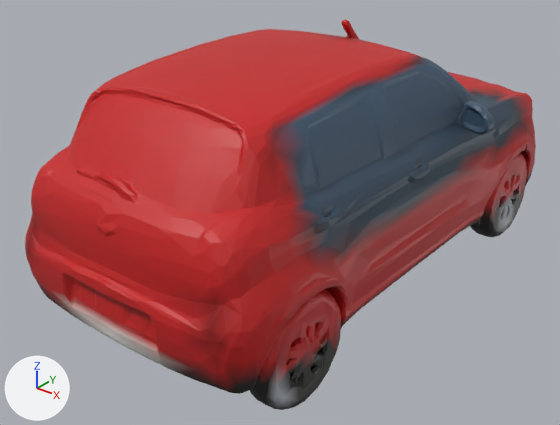
Two versions of the glTF model scripts/assets/models/vehicles/pride_lod1.glb, one commit apart.
Rendered twice from a 50 mm lens placed at (126.1, -179.2, 122.6), pointed at (-5.1, -15.1, 20.9). Arrows for +X, +Y and +Z are at lower left; the lights stay in place. The older version comes first. Where no turn or scale is listed for an object, it has been applied to the vertices.

In view in the first picture: 'geometry_0'.
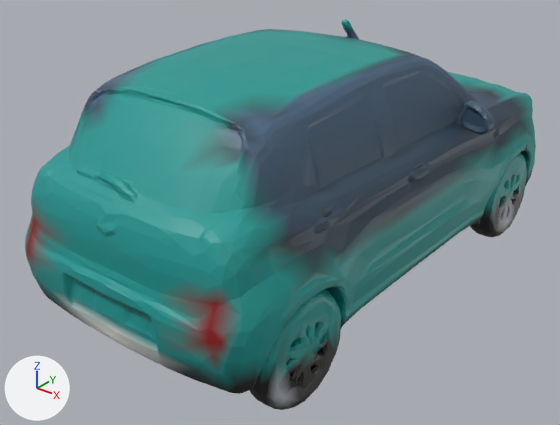
Where the change shows, as pixel boxes [x1, y1, x2, y2] in the pictures (560 x 425 px):
```json
{"part": 1, "of": "me_geometry_0", "change": "recoloured", "before": [26, 19, 536, 385], "after": [26, 19, 536, 385], "on screen": "red to cyan"}
{"part": 2, "of": "me_geometry_0", "change": "recoloured", "before": [25, 29, 534, 392], "after": [25, 29, 534, 392]}
{"part": 3, "of": "me_geometry_0", "change": "recoloured", "before": [25, 58, 535, 392], "after": [25, 58, 535, 392]}
```

The change, as JSON lines over the scene's bpy script:
```json
{"block": "me_geometry_0", "where": "me_geometry_0.from_pydata(...)  # 7472 vertices, 15193 faces; spans x -44.0..45.0, y -86.0..86.0, z 0.0..75.0"}
{"block": "me_geometry_0", "where": "# used by ob_geometry_0; location = (0.0, 0.0, 0.0)"}
{"block": "me_geometry_0", "change": "me_geometry_0 part 1: 5432 faces centred in x -40.0..41.0, y -86.0..85.0, z 10.0..75.0 are repainted in the vertex colours; the middle colour goes from red #c21c1c to cyan #169490"}
{"block": "me_geometry_0", "change": "me_geometry_0 part 2: 2205 faces centred in x -40.0..41.0, y -86.0..86.0, z 10.0..73.0 are repainted in the vertex colours; the middle colour goes from red #a61c1c to dark cyan #1c7572"}
{"block": "me_geometry_0", "change": "me_geometry_0 part 3: 1833 faces centred in x -40.0..40.0, y -86.0..86.0, z 9.0..68.0 are repainted in the vertex colours; the middle colour goes from red #801c1c to dark cyan #1c6062"}
```
